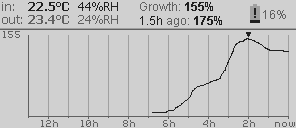
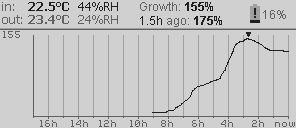
Revision of a layered 296px x 128px image; what changed, layer by layer:
painted on "hor labels" over (40, 120, 264, 127)
painted on "vgrid" over (28, 35, 274, 119)
